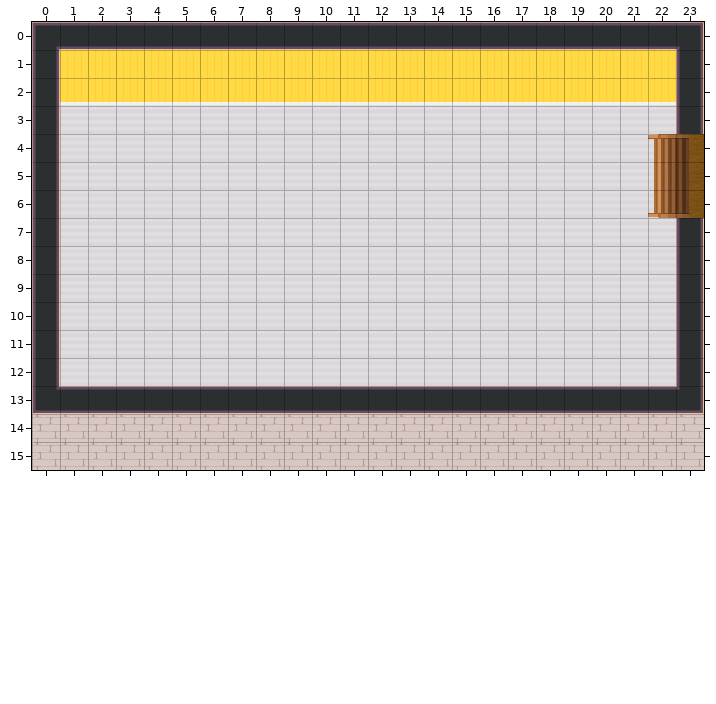
Tiled map (JSON) -- Amirali.tmj. That is the earlier state.
Cells are 32x32 px. Shown: x 0..23, y 0..15.
And afterwards:
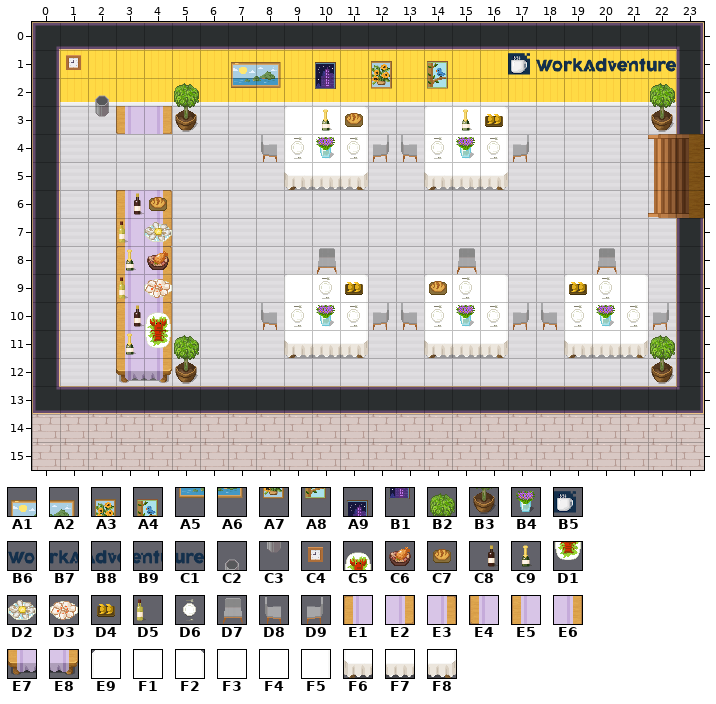
Key: from "WA_Decoration": A1 6, A2 7, A3 8, A4 9, A5 18, A6 19, A7 20, A8 21, A9 32, B1 44, B2 78, B3 90, B4 92; from "WA_Logo_Long": B5 0, B6 1, B7 2, B8 3, B9 4, C1 5; from "WA_Miscellaneous": C2 61, C3 71, C4 78, C5 90, C6 92, C7 94, C8 95, C9 96, D1 100, D2 101, D3 102, D4 104, D5 105, D6 106; from "WA_Seats": D7 117, D8 119, D9 120; from "WA_Tables": E1 204, E2 204 turned 180, E3 206, E4 206 turned 180, E5 214, E6 216, E7 224, E8 226, E9 244, F1 245, F2 246, F3 254, F4 255, F5 256, F6 264, F7 265, F8 266.
__ is an empty cell, .. an unchanged one.
The exact change:
--- layer "furniture/furniture1"
@@ x 1..22 @@
- 1 __ .. .. .. .. .. __ __ .. __ .. __ .. __ .. .. __ __ __ __ __ __
- 2 .. __ .. .. __ .. __ __ .. __ .. __ .. __ .. .. .. .. .. .. .. __
- 3 .. __ __ __ __ .. .. .. __ __ __ .. .. __ __ __ .. .. .. .. .. __
- 4 .. .. .. .. .. .. .. __ __ __ __ __ __ __ __ __ __ .. .. .. .. ..
- 5 .. .. .. .. .. .. .. .. __ __ __ .. .. __ __ __ .. .. .. .. .. ..
- 6 .. .. __ __ .. .. .. .. .. .. .. .. .. .. .. .. .. .. .. .. .. ..
- 7 .. .. __ __ .. .. .. .. .. .. .. .. .. .. .. .. .. .. .. .. .. ..
- 8 .. .. __ __ .. .. .. .. .. __ .. .. .. .. __ .. .. .. .. __ .. ..
- 9 .. .. __ __ .. .. .. .. __ __ __ .. .. __ __ __ .. .. __ __ __ ..
-10 .. .. __ __ .. .. .. __ __ __ __ __ __ __ __ __ __ __ __ __ __ __
-11 .. .. __ __ __ .. .. .. __ __ __ .. .. __ __ __ .. .. __ __ __ __
-12 .. .. __ __ __ .. .. .. .. .. .. .. .. .. .. .. .. .. .. .. .. __
+ 1 C4 .. .. .. .. .. A1 A2 .. A9 .. A3 .. A4 .. .. B5 B6 B7 B8 B9 C1
+ 2 .. C2 .. .. B2 .. A5 A6 .. B1 .. A7 .. A8 .. .. .. .. .. .. .. B2
+ 3 .. C3 E4 E2 B3 .. .. .. E9 F1 F2 .. .. E9 F1 F2 .. .. .. .. .. B3
+ 4 .. .. .. .. .. .. .. D8 F3 F4 F5 D9 D8 F3 F4 F5 D9 .. .. .. .. ..
+ 5 .. .. .. .. .. .. .. .. F6 F7 F8 .. .. F6 F7 F8 .. .. .. .. .. ..
+ 6 .. .. E1 E3 .. .. .. .. .. .. .. .. .. .. .. .. .. .. .. .. .. ..
+ 7 .. .. E5 E6 .. .. .. .. .. .. .. .. .. .. .. .. .. .. .. .. .. ..
+ 8 .. .. E1 E3 .. .. .. .. .. D7 .. .. .. .. D7 .. .. .. .. D7 .. ..
+ 9 .. .. E5 E6 .. .. .. .. E9 F1 F2 .. .. E9 F1 F2 .. .. E9 F1 F2 ..
+10 .. .. E1 E3 .. .. .. D8 F3 F4 F5 D9 D8 F3 F4 F5 D9 D8 F3 F4 F5 D9
+11 .. .. E5 E6 B2 .. .. .. F6 F7 F8 .. .. F6 F7 F8 .. .. F6 F7 F8 B2
+12 .. .. E7 E8 B3 .. .. .. .. .. .. .. .. .. .. .. .. .. .. .. .. B3
--- layer "furniture/furniture2"
@@ x 9..16 @@
- 3 .. __ __ .. .. .. __ __
- 4 __ __ __ .. .. __ __ __
+ 3 .. C9 C7 .. .. .. C9 D4
+ 4 D6 B4 D6 .. .. D6 B4 D6
@@ x 3..21 @@
- 6 __ __ .. .. .. .. .. .. .. .. .. .. .. .. .. .. .. .. ..
- 7 __ __ .. .. .. .. .. .. .. .. .. .. .. .. .. .. .. .. ..
- 8 __ __ .. .. .. .. .. .. .. .. .. .. .. .. .. .. .. .. ..
- 9 __ __ .. .. .. .. .. __ __ .. .. __ __ .. .. .. __ __ ..
-10 __ __ .. .. .. .. __ __ __ .. .. __ __ __ .. .. __ __ __
-11 __ __ .. .. .. .. .. .. .. .. .. .. .. .. .. .. .. .. ..
+ 6 C8 C7 .. .. .. .. .. .. .. .. .. .. .. .. .. .. .. .. ..
+ 7 D5 D2 .. .. .. .. .. .. .. .. .. .. .. .. .. .. .. .. ..
+ 8 C9 C6 .. .. .. .. .. .. .. .. .. .. .. .. .. .. .. .. ..
+ 9 D5 D3 .. .. .. .. .. D6 D4 .. .. C7 D6 .. .. .. D4 D6 ..
+10 C8 C5 .. .. .. .. D6 B4 D6 .. .. D6 B4 D6 .. .. D6 B4 D6
+11 C9 D1 .. .. .. .. .. .. .. .. .. .. .. .. .. .. .. .. ..
